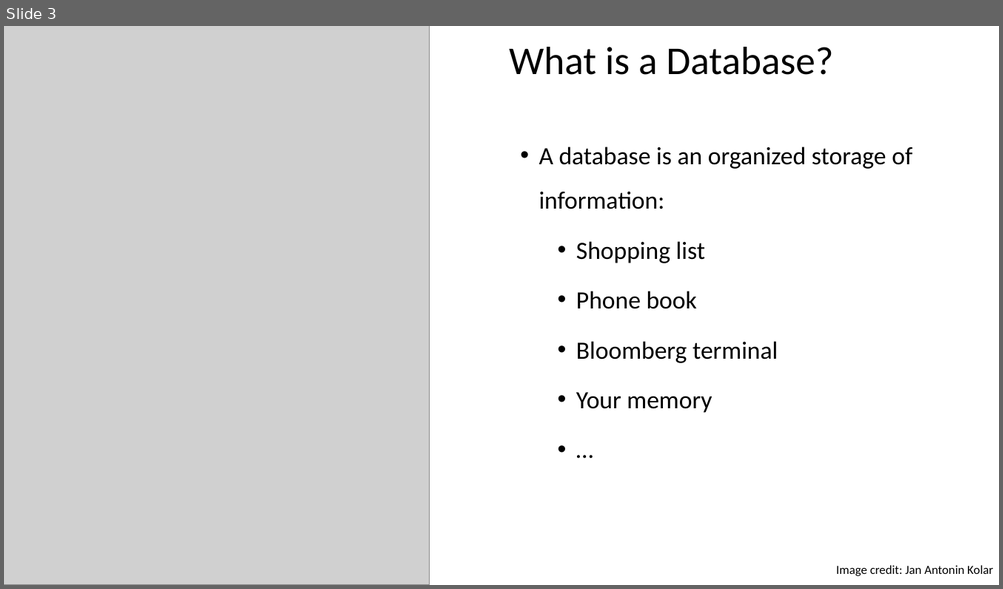
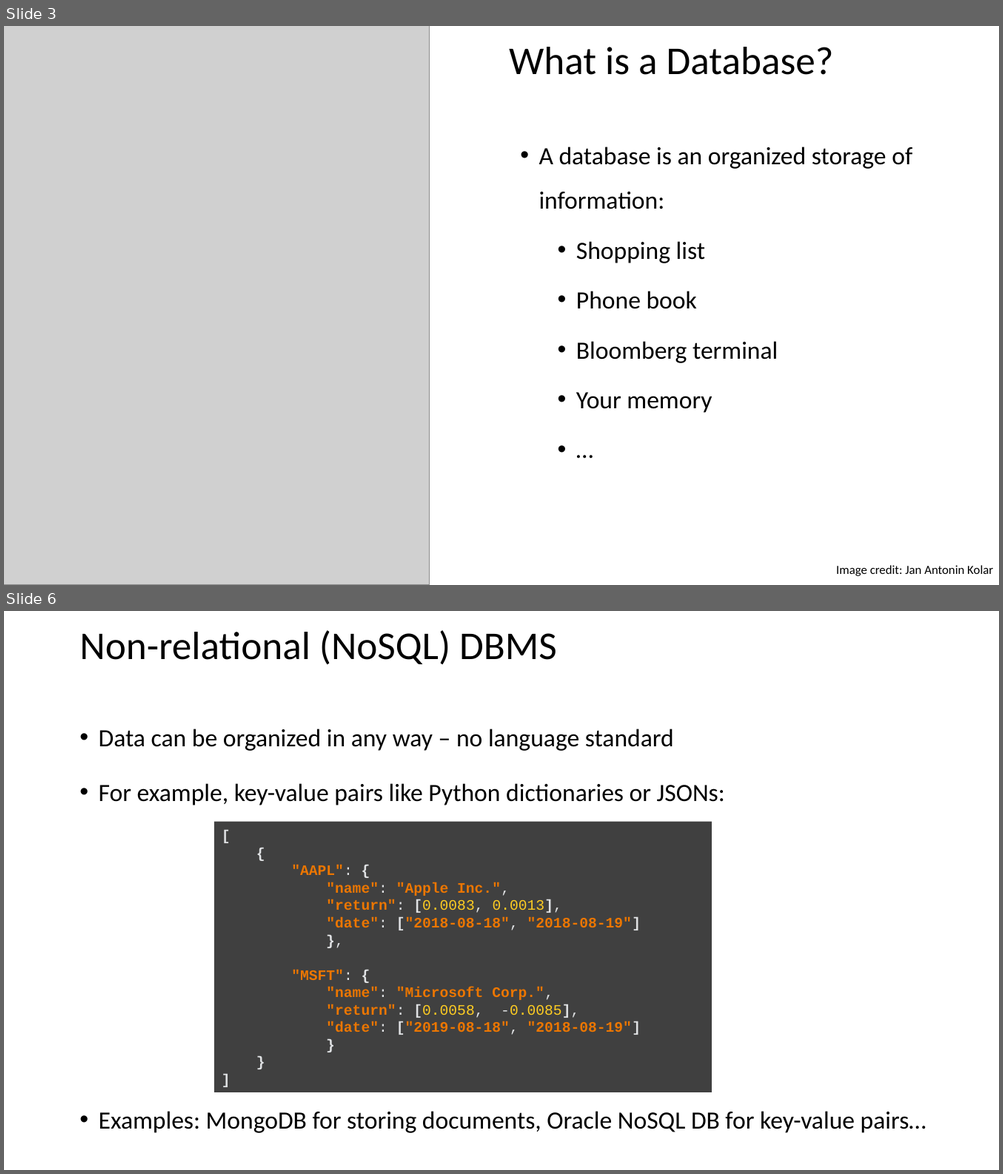
Before and after one commit to ipozdeev/it-skills-for-research, a slide deck: databases/databases_slides.pptx. Shown one above the other, each under a label of ours: slide 3 before the commit, slides 3 and 6 after it; the slides between them are not shown. The pictures are 1003x589 and 1003x1174 pixels, drawn with LibreOffice and Linux fonts; fonts in the diff are those of the drawing; grey boxes stand for pictures. Boxes give left, top, right and bottom in pixels: in the first picture for what was removed or moved away, otherwise in the second. Text is boxed around its words. In the diff, an @@ line names an element or a change of style, - is before the commit and + after.

```diff
--- a/databases/databases_slides.pptx
+++ b/databases/databases_slides.pptx
@@ slide 6 added at (4, 611, 999, 1170), background #FFFFFF @@
@@ title added at (79, 630, 557, 664), 38 pt, text #000000 @@
+Non-relational (NoSQL) DBMS
@@ text added at (99, 729, 926, 1133), 24 pt, text #000000 @@
+• Data can be organized in any way – no language standard
+• For example, key-value pairs like Python dictionaries or JSONs:
+• Examples: MongoDB for storing documents, Oracle NoSQL DB for key-value pairs…
@@ rectangle added at (214, 821, 712, 1093), fill #404040, 14 pt, text #EC7600, bold @@
+[
+{
+"AAPL": {
+"name": "Apple Inc.",
+"return": [0.0083, 0.0013],
+"date": ["2018-08-18", "2018-08-19"]
+},
+"MSFT": {
+"name": "Microsoft Corp.",
+"return": [0.0058, -0.0085],
+"date": ["2019-08-18", "2018-08-19"]
+}
+}
+]
```
Also in this commit, not shown: 2 slides changed, 5 other slides added, 1 slide removed, 2 other files.
